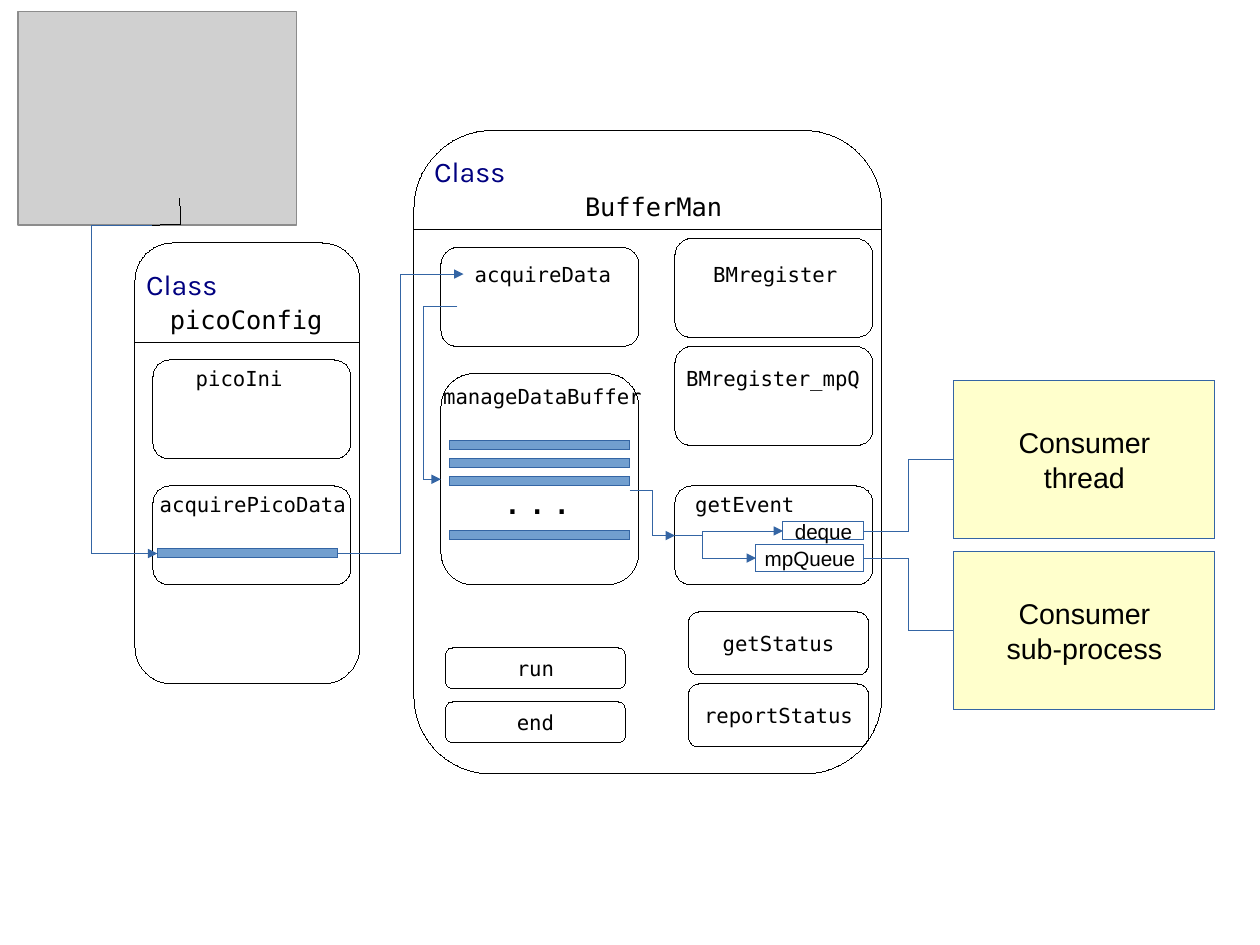
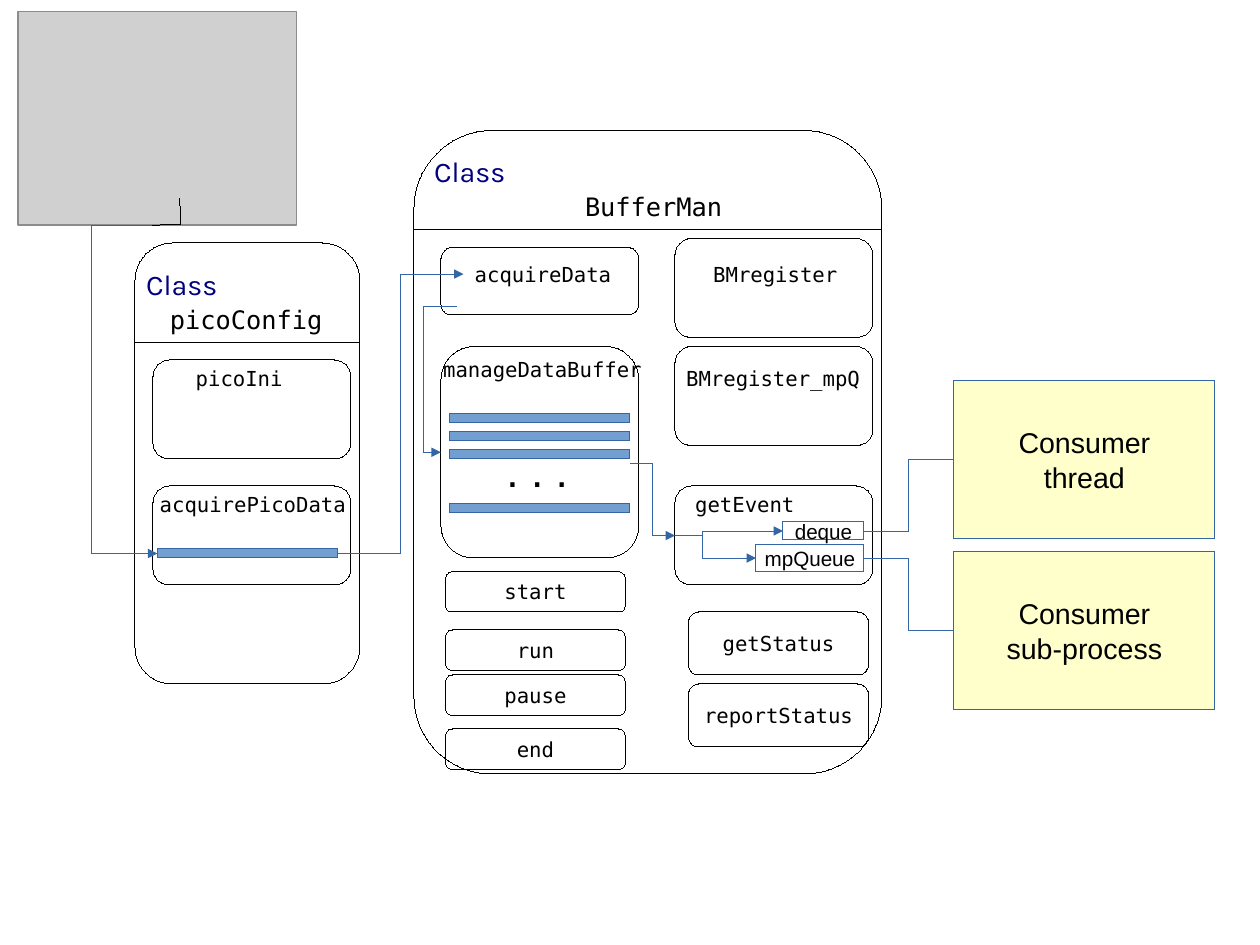
Before and after one commit to GuenterQuast/picoDAQ, a slide deck: slide 1 of doc/picodaqa_scheme.odp. Drawn at 1260x945 pixels with LibreOffice and Linux fonts; fonts in the diff are those of the drawing; grey boxes stand for pictures. Boxes give left, top, right and bottom in pixels: in the first picture for what was removed or moved away, otherwise in the second. Text is boxed around its words. In the diff, an @@ line names an element or a change of style, - is before the commit and + after.

Commit message:
added paused state; starting now via BM.start() and BM.run() when clients ready

```diff
--- a/doc/picodaqa_scheme.odp
+++ b/doc/picodaqa_scheme.odp
@@ rounded rectangle: place and size @@
-rounded rectangle at <box>441,248,639,348</box>
+rounded rectangle at <box>441,248,639,316</box>
@@ elbow arrow moved from (457, 305) - (441, 479) to (457, 305) - (441, 453) @@
@@ 2 rectangles, 1 rounded rectangle: place and size @@
-2 rectangles, 1 rounded rectangle at <box>441,374,639,585</box>
+2 rectangles, 1 rounded rectangle at <box>441,346,639,558</box>
@@ 2 texts, 2 rectangles: place and size @@
-2 texts, 2 rectangles at <box>443,387,641,525</box>
+2 texts, 2 rectangles at <box>443,360,641,497</box>
@@ elbow arrow moved from (630, 491) - (676, 536) to (630, 464) - (676, 536) @@
@@ rounded rectangle added at <box>446,572,625,612</box>, outline #000000 0 pt, 13 pt, text #000000 @@
+start
@@ rounded rectangle "run": place and size @@
-rounded rectangle "run" at <box>446,648,625,688</box>
+rounded rectangle "run" at <box>446,630,625,670</box>
@@ rounded rectangle added at <box>446,676,625,716</box>, outline #000000 0 pt, 13 pt, text #000000 @@
+pause
@@ rounded rectangle "end": place and size @@
-rounded rectangle "end" at <box>446,702,625,742</box>
+rounded rectangle "end" at <box>446,729,625,769</box>
```
Also in this commit, not shown: 7 other files.
